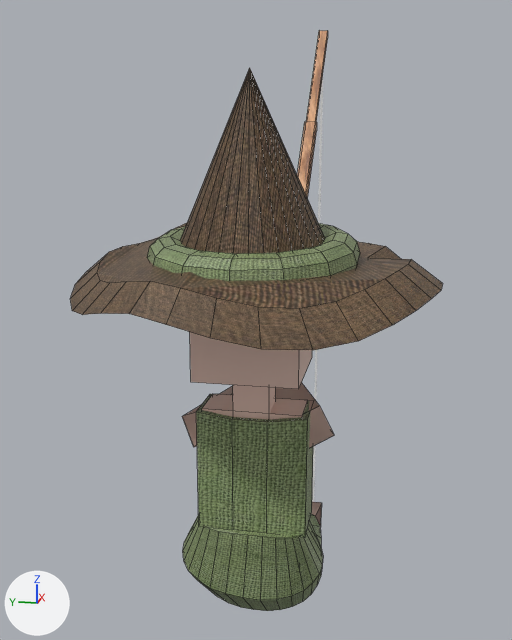
The Blender file threejs-arendesai.com/fisher.blend, before and after one commit.
Both versions are drawn from a camera (50 mm lens) standing at (-8.21, -1.66, 6.22) and looking at (2.21, 0.43, 3.61). The axes (+X, +Y, +Z) are drawn at lower left. The lights are the same throughout. Mesh edges are drawn as thin lines on the coarser meshes.

In view in the first picture: 'brim', 'chest', 'hatcloth', 'hattop', 'head', 'longRod', 'midRod', 'neck', 'rarm', 'shirt', 'skirt'.
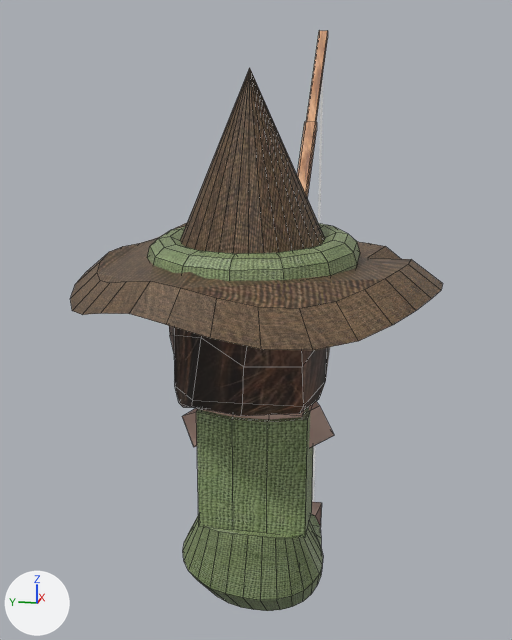
Changed parts and their boxes (x1, y1, x2, y2) in the pictures (512 x 640 px):
'hair', added
    after: (169, 326, 330, 416)
'head', unchanged, covered by the edit
    before: (190, 332, 312, 389)

The change in detail:
Picture 'brownHair.jpg' (img_brownhair_jpg) is new.
Material 'brownHair' (mat_brownhair) is new.
Its texture is img_brownhair_jpg.
Mesh me_torus is new.
It has 105 vertices, 90 faces and spans x -1.23..1.13, y -1.19..1.03, z -1.8..0.13.
It uses material mat_brownhair (picture img_brownhair_jpg).
Object 'hair' (ob_hair) is new; it shows me_torus.
Its location is (0.02, 0.04, 4.78).
Its scale is (0.879, 0.879, 0.879).
